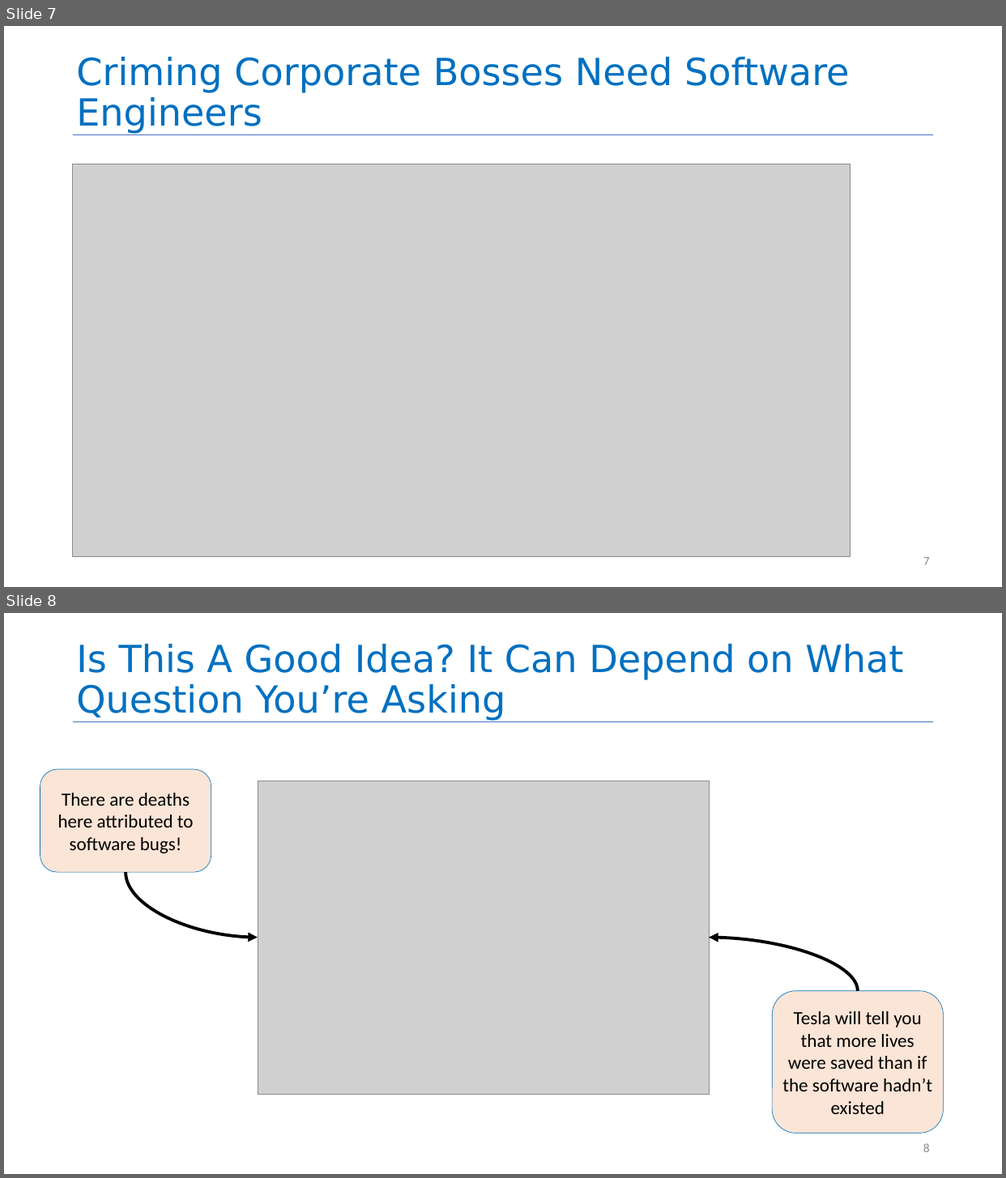
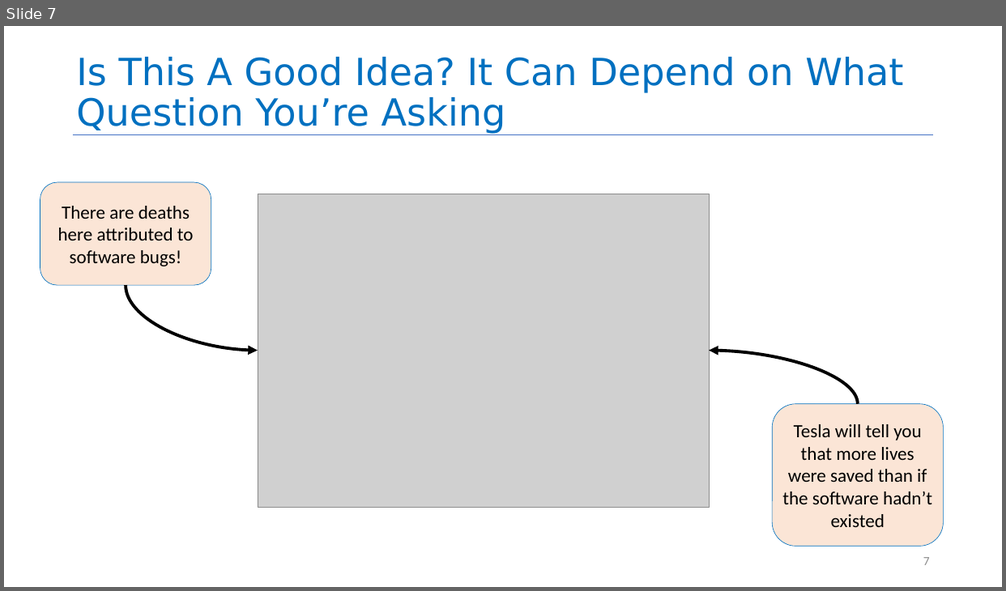
Before and after one commit to neu-se/CS4530-Spring-2026, a slide deck: Slides/Module 15 Engineering Software for Equity.pptx. Shown one above the other, each under a label of ours: slides 7 and 8 before the commit, slide 7 after it. The pictures are 1006x1178 and 1006x591 pixels, drawn with LibreOffice and Linux fonts; fonts in the diff are those of the drawing; grey boxes stand for pictures. Boxes give left, top, right and bottom in pixels: in the first picture for what was removed or moved away, otherwise in the second. Text is boxed around its words. In the diff, an @@ line names an element or a change of style, - is before the commit and + after.

Commit message:
Remove unnecessary slide — I revised the first VW slide so that the second wasn't needed but then didn't delete the second one

```diff
--- a/Slides/Module 15 Engineering Software for Equity.pptx
+++ b/Slides/Module 15 Engineering Software for Equity.pptx
@@ slide 7 removed at <box>4,26,1002,587</box>, background #FFFFFF; not listed: 1 template element that a slide beside it also shows @@
@@ title removed at <box>76,57,850,134</box> @@
-Criming Corporate Bosses Need Software Engineers
@@ picture removed at <box>73,164,850,557</box> @@
@@ page number removed at <box>923,557,930,565</box> @@
-7
@@ what was slide 8 is now slide 7 @@
@@ page number at <box>923,557,930,565</box>: text changed @@
-8
+7
```
Also in this commit, not shown: 1 other file.
